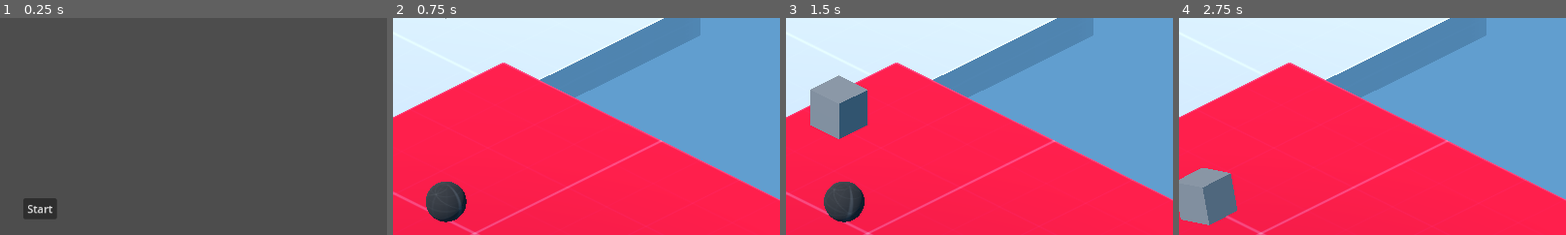
Above: before the commit, frames 1-4 (left to right).
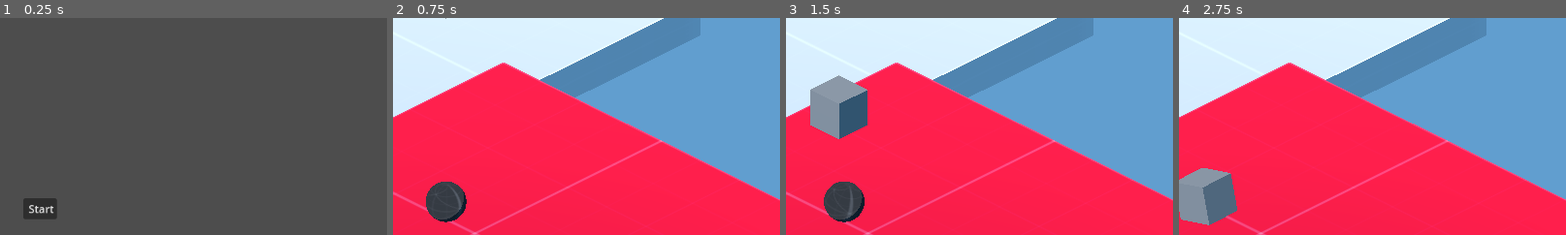
Above: after the commit, the same moments.

Repository: RandomPuddles/Game-Jam
Game: Godot game, scene res://Scenes/Main.tscn
The game is run twice, just before and just after one commit, with the same random seed, the same clock (stepped at 60 frames per second) and the same inputs.
Inputs:
- Up to frame 1 (0.25 s): no input
- Up to frame 2 (0.75 s): click "Start" at 0.5 s
- Up to frame 3 (1.5 s): hold D (Right) from 1.28 s (still down); hold Shift (Boost) from 1.28 s (still down)
- Up to frame 4 (2.75 s): tap Space (Jump) at 1.52, 2.27 s; release D (Right) at 2.03 s; release Shift (Boost) at 2.03 s; hold S (Backward) from 2.03 s (still down); tap Shift (Boost) at 2.1 s
The pictures show only the part of the screen within x 43-93%, y 1-51%; the shares and areas given below are measured in that part.

The runs differ from the first frame. In frame 1, 0.2% of the frame differs, in the area x 7-14%, y 86-91%; in frame 2, less than 0.1%; in frame 3, less than 0.1%; in frame 4, nothing differs.

Commit message:
ORBIS TEMPORIBUS

Diff:
--- a/game-jam/Scenes/Main_Menu.tscn
+++ b/game-jam/Scenes/Main_Menu.tscn
@@ -1,6 +1,8 @@
-[gd_scene load_steps=2 format=3 uid="uid://dm4n6qoku25nu"]
+[gd_scene load_steps=3 format=3 uid="uid://dm4n6qoku25nu"]
 
 [ext_resource type="Script" uid="uid://cs5eqn67cpffk" path="res://Code/start_button.gd" id="1_c4tk2"]
+
+[sub_resource type="ImageTexture" id="ImageTexture_c4tk2"]
 
 [node name="MainMenu" type="Node2D"]
 
@@ -12,6 +14,7 @@
 offset_right = 582.0
 offset_bottom = 304.0
 text = "Start"
+icon = SubResource("ImageTexture_c4tk2")
 script = ExtResource("1_c4tk2")
 
 [connection signal="pressed" from="CanvasLayer/Button" to="CanvasLayer/Button" method="_on_pressed"]
--- a/game-jam/Scenes/Marble.tscn
+++ b/game-jam/Scenes/Marble.tscn
@@ -10,7 +10,11 @@
 [sub_resource type="SphereShape3D" id="SphereShape3D_xett3"]
 
 [sub_resource type="StandardMaterial3D" id="StandardMaterial3D_pbw6q"]
+diffuse_mode = 3
+specular_mode = 1
 albedo_texture = ExtResource("2_4ln81")
+roughness = 0.0
+rim = 0.0
 
 [sub_resource type="SphereMesh" id="SphereMesh_6hgf6"]
 material = SubResource("StandardMaterial3D_pbw6q")
Not shown, added: game-jam/Assets/ORBISTEMPORIBUS.mp3.import
Not shown, added: game-jam/Assets/ORBISTEMPORIBUS.mp3
